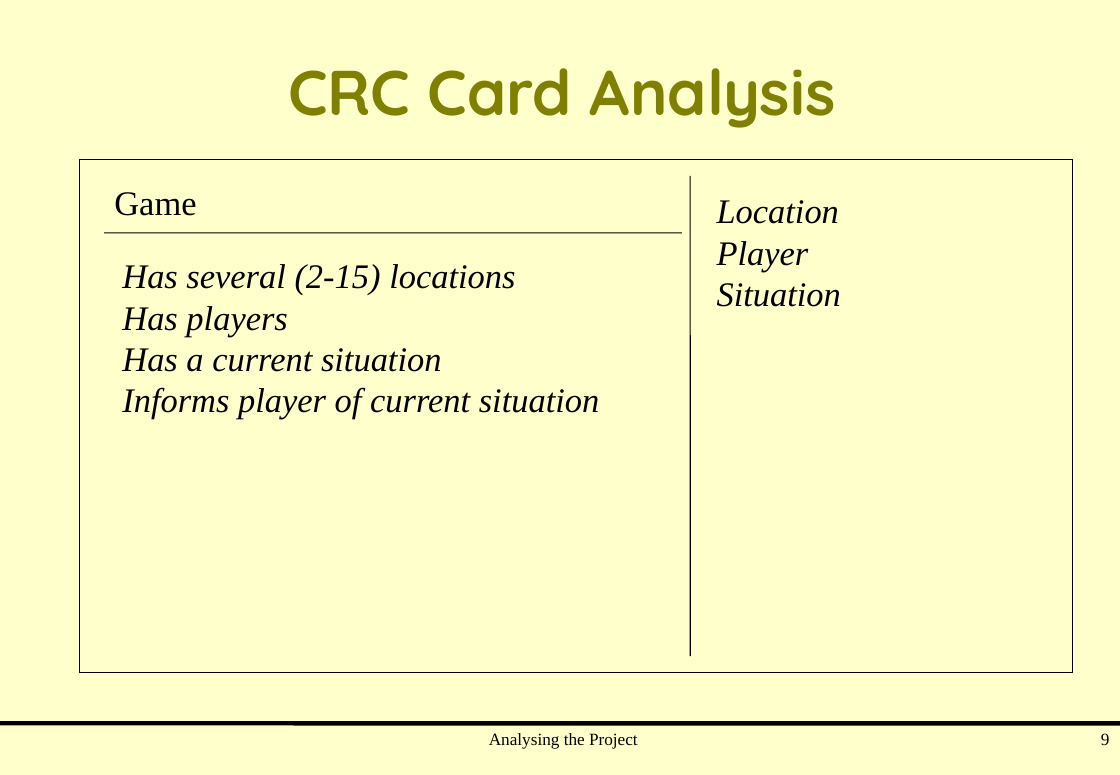
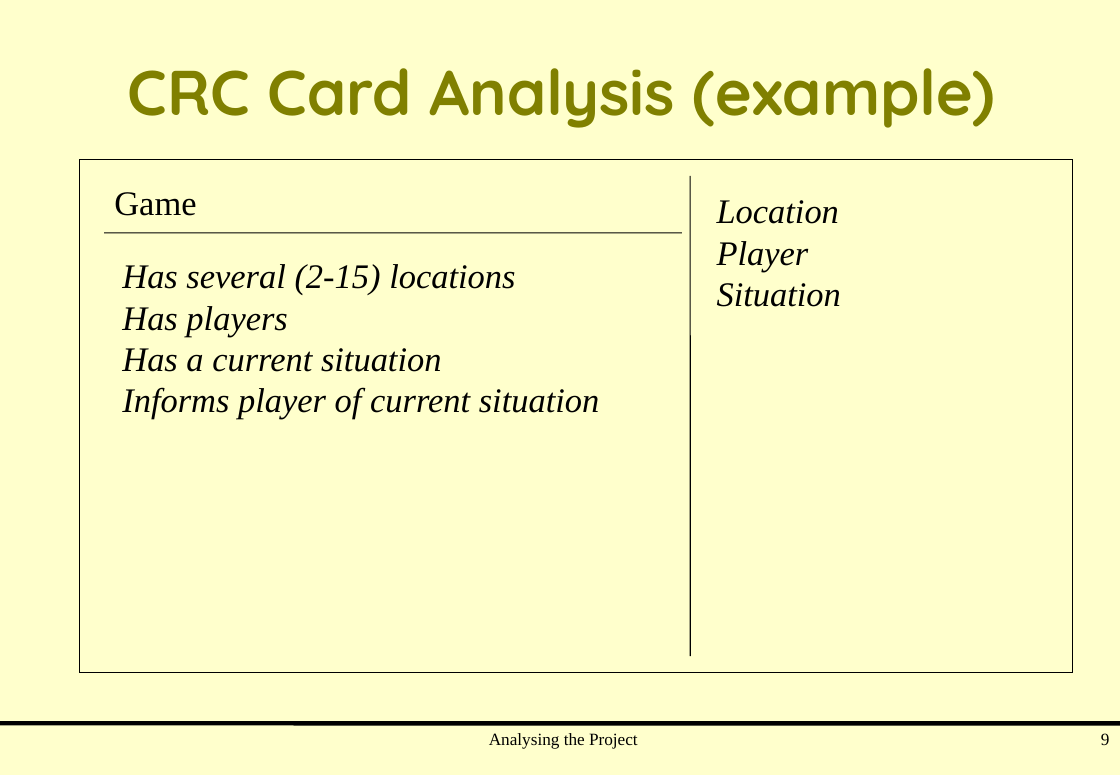
Before and after one commit to cpjobling/at-m42-2009, a slide deck: slide 9 of Documents/Analysis.ppt. Drawn at 1120x775 pixels with LibreOffice and Linux fonts; fonts in the diff are those of the drawing. Boxes give left, top, right and bottom in pixels: in the first picture for what was removed or moved away, otherwise in the second. Text is boxed around its words. In the diff, an @@ line names an element or a change of style, - is before the commit and + after.

Commit message:
Added Wrapping Up.ppt and updated Analysis.ppt.

```diff
--- a/Documents/Analysis.ppt
+++ b/Documents/Analysis.ppt
@@ title at (x1=128, y1=68, x2=995, y2=128): text changed @@
-CRC Card Analysis
+CRC Card Analysis (example)
```
Also in this commit, not shown: 6 other slides changed, 1 other file.
